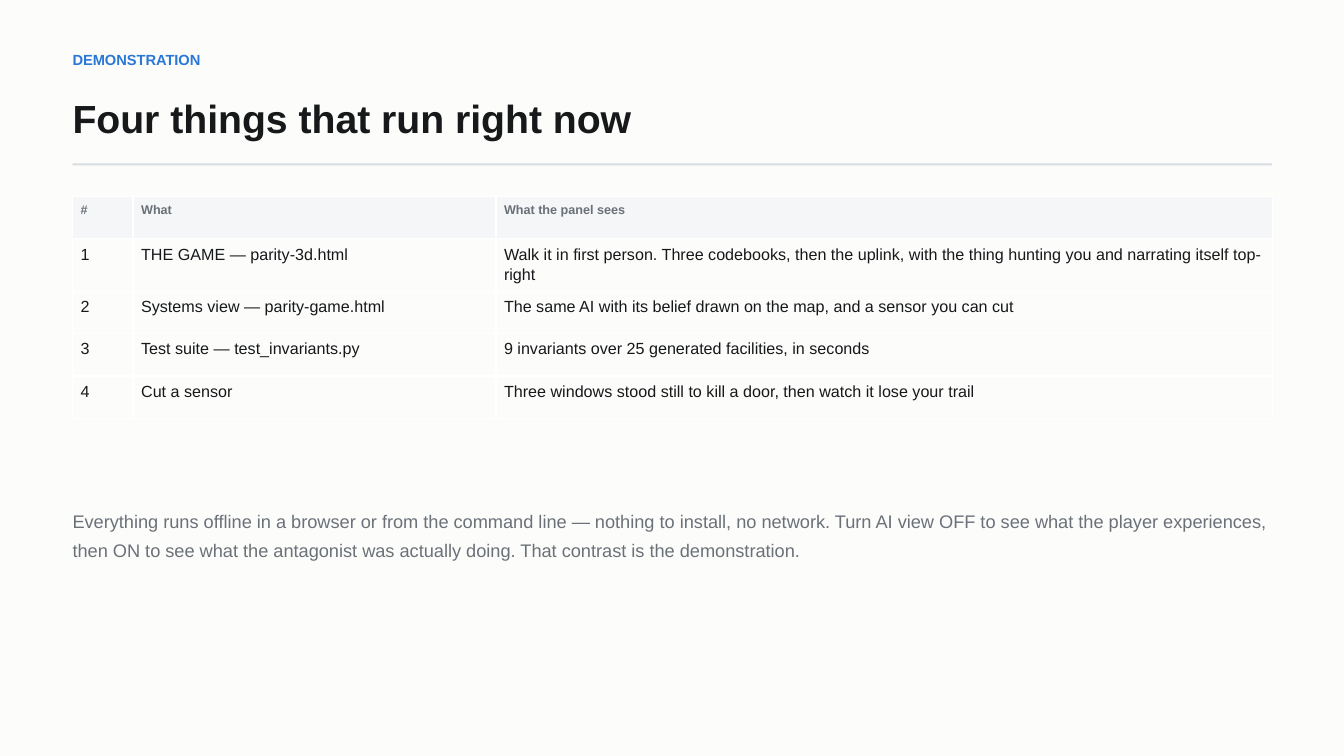
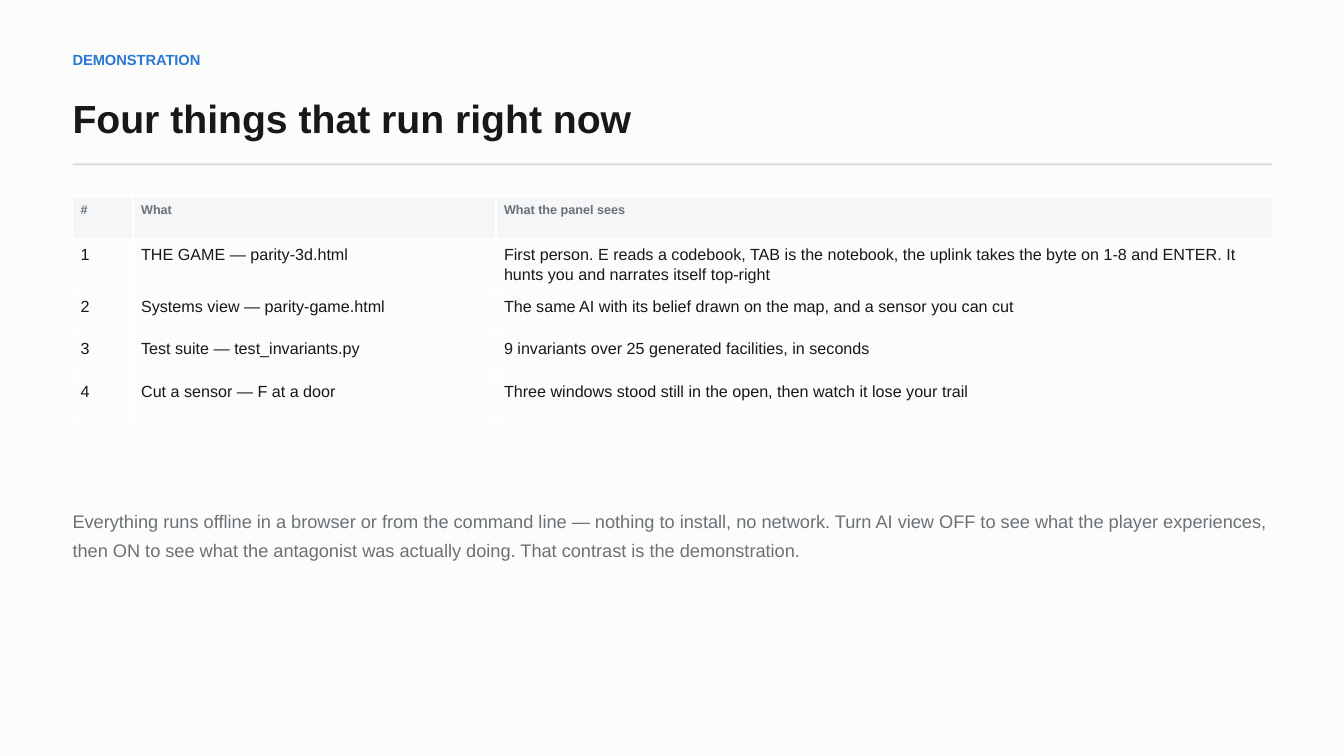
Before and after one commit to Sh1v4mKum4r/parity, a slide deck: slide 23 of docs/PARITY-review3-deck.pptx. Drawn at 1344x756 pixels with LibreOffice and Linux fonts; fonts in the diff are those of the drawing. Boxes give left, top, right and bottom in pixels: in the first picture for what was removed or moved away, otherwise in the second. Text is boxed around its words. In the diff, an @@ line names an element or a change of style, - is before the commit and + after.

Commit message:
Give the antagonist a body, and put the codes on panels in the rooms
Two things it needed: something to look at when it catches you, and the codebook
contents in the world rather than behind a keypress.

The figure:
- A tall, thin, wrong-proportioned body built from boxes -- torso, head, arms,
  legs -- replacing the featureless slab. Explicitly a placeholder for a modelled
  character, but it reads as a person at a glance
- A single self-lit eye. The shader now treats a shade above 1.0 as emissive and
  gives those surfaces no torchlight at all, so the eye stays red instead of
  blowing out to white, and fog does not swallow it at range. In a scene lit only
  by a hand torch an unlit shape is invisible until you are already looking at it
- It turns to face the player, via a yaw uniform on the scene shader

The codebook panels:
- A second, textured program draws a lit readout in each codebook room: keyword,
  eight bits, and the line "write it down -- this panel can change"
- That line is now true. When the Director poisons a page the player has already
  copied, the panel in that room is regenerated silently while they are elsewhere.
  Their notebook is not
- Panels are billboarded so they are readable from across the floor

Two sign errors found by looking at the output rather than trusting the maths: the
figure faced away from the camera, and the panels rendered mirrored. A model whose
front is -Z and a quad whose front is +Z need opposite signs, which is obvious in a
screenshot and invisible in the code.

Deck, report, README and cheat sheet updated with the verbs and the panels.
Playtest still completes: two signals sent, none corrupted, never caught.

```diff
--- a/docs/PARITY-review3-deck.pptx
+++ b/docs/PARITY-review3-deck.pptx
@@ table at <box>73,197,1272,408</box> @@
-row 2, column 3: Walk it in first person. Three codebooks, then the uplink, with the thing hunting you and narrating itself top-right
+row 2, column 3: First person. E reads a codebook, TAB is the notebook, the uplink takes the byte on 1-8 and ENTER. It hunts you and narrates itself top-right
-row 5, column 2: Cut a sensor
+row 5, column 2: Cut a sensor — F at a door
-row 5, column 3: Three windows stood still to kill a door, then watch it lose your trail
+row 5, column 3: Three windows stood still in the open, then watch it lose your trail
```
Also in this commit, not shown: 3 other slides changed, 7 other files.
